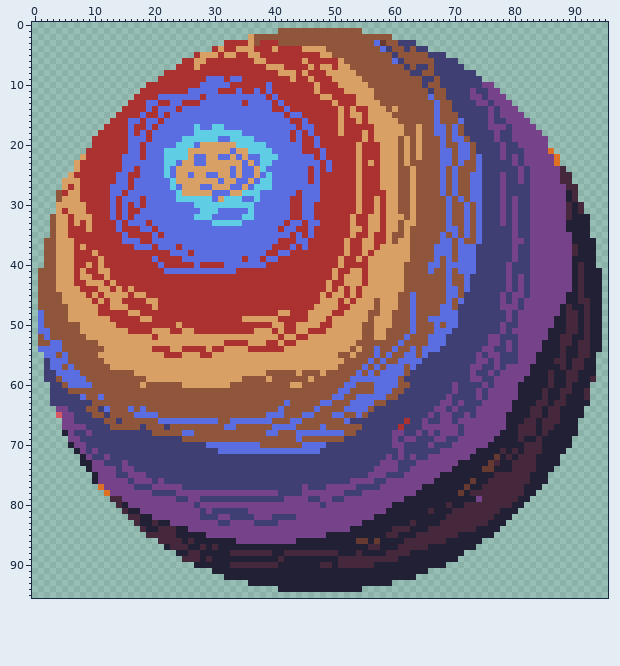
Pixel-art file: aseprite/Planet-Light-Gas.ase. The first picture shows the starting point.
96x96 pixels, 1 frame.
New version:
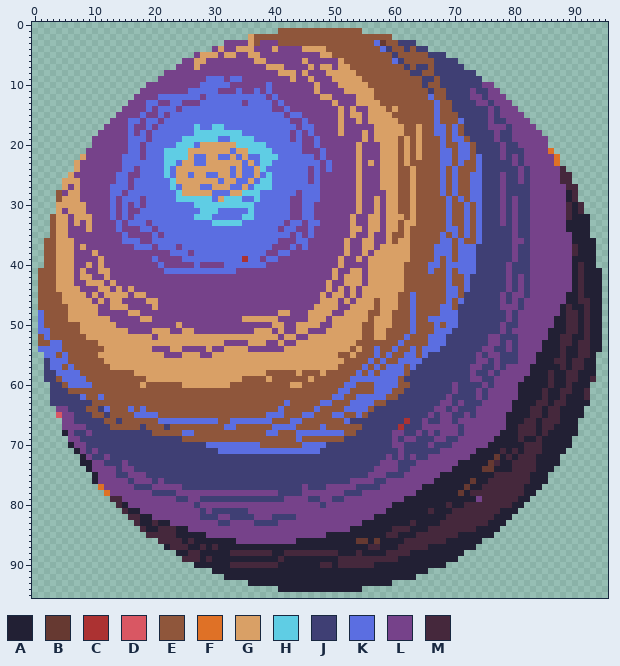
Palette (. is transparent): A #222034  B #663931  C #ac3232  D #d95763  E #8f563b  F #df7126  G #d9a066  H #5fcde4  J #3f3f74  K #5b6ee1  L #76428a  M #45283c
Commit: Slight change to one of the planets
The exact change:
Changed rows in their new state; - is an unchanged pixel.
first column x 5:
 3 ---------------------------LLLL--LLL------------------
 4 -------------------------L-LL---LLL-LLLL--------------
 5 ----------------------L---L--LL--LLLLLLLLLL-----------
 6 --------------------LL--LLLLLLLL--LLLLLL-LLLLL--------
 7 -------------------LLL-LLLLLLLLLLL---LLLL-L--L--------
 8 -----------------LLLLLLLLLLLLLLLLLLL---L-LLL----------
 9 ----------------LLLLLLLL---L--LLLLLLLL-LL-LLL---------
10 --------------LLLLLLLLL-----LLLLLL-LLLLLLL-LLL--------
11 -------------LLLLLLLL-----LLL-LL-L-LLLLLLL-LLLL-------
12 ------------LLLL-------L----------L-LLLLLLL--LLLL-----
13 -----------LLL--LL--LLL-------L----L-LLLLLLLL-LLL-----
14 ----------LLLL-L---L---------------LL-LLLLLLLL-L-LL---
15 ---------LLLL-LL-L-------------------L--LLLLLL-L--L---
16 --------LLL--L--L---------------------LL-LLLLL-LL-L---
17 -------LLLL-LL-L-----------------------L--LLLL-LLLLL--
18 ------LLLLL-L-L-----------------------L-L-LLLL-LLL-L--
19 -----LLLLLL---L-----------------------L-LL-LLLLLLL-L--
20 -----LLLLLL--L--------------------------LL-LLLLLL-LLL-
21 ----LLLLLLL--L--------------------------LLL-LLLLL-LLL-
22 ----LLLLLL---L----------------------------L-LLLLL-LLL-
23 ---LLLLLLL---------------------------------L-LLLL-L-L-
24 ---LLLLLLL--L----------------------------L-L-LLLL-LLL-
25 --LLLLLLL--LL----------------------------L-LLLLLL-LLL-
26 ---LLLLLL--L-----------------------------L-LLLLLL-LLL-
27 -L-LLLLL---L-------------------------------LLLLLL-LLL-
28 L--LLLLL--L----------------------------L---LLLLLL-LLLL
29 ---LLLLL-L---L------------------------LL---LLLLLL-LL-L
30 ----LLLL-L-L-L------------------------LL--LLLLLLL-LL-L
31 L---LLLL-L-LL-------------------------LL--LLLLLLL-LL-L
32 -L---LLL-L-L--------------------------LL--LLLLLL-LL--L
33 -L-L-LLLL-L---L----------------------L--L--LLLLL-LL--L
34 -LLL-LLLL-LLL--L--------------------L--LL-LLLLLL--L--L
35 -LLLLLLLLL-LLLL-L---------------------L-L-LLLLLL-LL-LL
36 --LLLLLLLL---LL---------------------LLL--LLLLLL-LL--LL
37 --L-LLLLLLLL---L---L---------------LLL-L-LLLLLL-LL--L-
38 --LLL-LLLLLLLLLLLL---L------------LL--LLLLLLLLL-LL-L--
39 --LLLL-LLLLLLLL-LLLL-------------L--LLLLLLLLLL-LL-L---
40 --LL-L-LLLLLLLLL-LLLLL-LLLL-------LLLLLLLLLLLL-LLLL---
41 --L-LL--LLLLLLLLL------------LLLLLLLLLLLLLLLL-LL--L---
42 --L--LL-LLLLLLLLLLLLLLLLLLLLLLLLLLLLLLLLLLLLL-L---L---
43 --LL---L-LLLLLLLLLLLLLLLLLLLLLLLLLLLLLLLLLLL-LL---L---
44 ---LLL--L-L-LLLLLLLLLLLLLLLLLLLLLLLLLLLLLLLL-L-L-L----
45 ----L-L----L--LLLLLLLLLLLLLLLLLLLLLLLLLLLLL-L--L-L----
46 -----L-L--LLLL--LLLLLLLLLLLLLLLLLLLLLLLLLLL---L-L-----
47 ------LL---LLLL-LLLLLLLLLLLLLLLLLLLLLLLLLL----LL------
48 ------LLLLL--LLLLLLLLLLLLLLLLLLLLLLL--LLL----LL-------
49 --------LLLLL--LLLLLLLLLLLLLLL------LLLLL---L---------
50 ---------LLLLLLLLLL-LLLLLLLLLLLLLLL--LL----LL---------
51 -----------LLLL---LL--LLLLLLLLLL---L-LL--LLL----------
52 ---------------L--------------------L--LL-------------
53 ---------------------------LLLL---LL-LL---------------
54 ---------------LLL--LLLL-LL----LLLLLL-----------------
55 -----------------LLL---LL-----------------------------
Changed places in both pictures, as pixel boxes (x1, y1, x2, y2):
changed: (62, 40, 386, 358)
